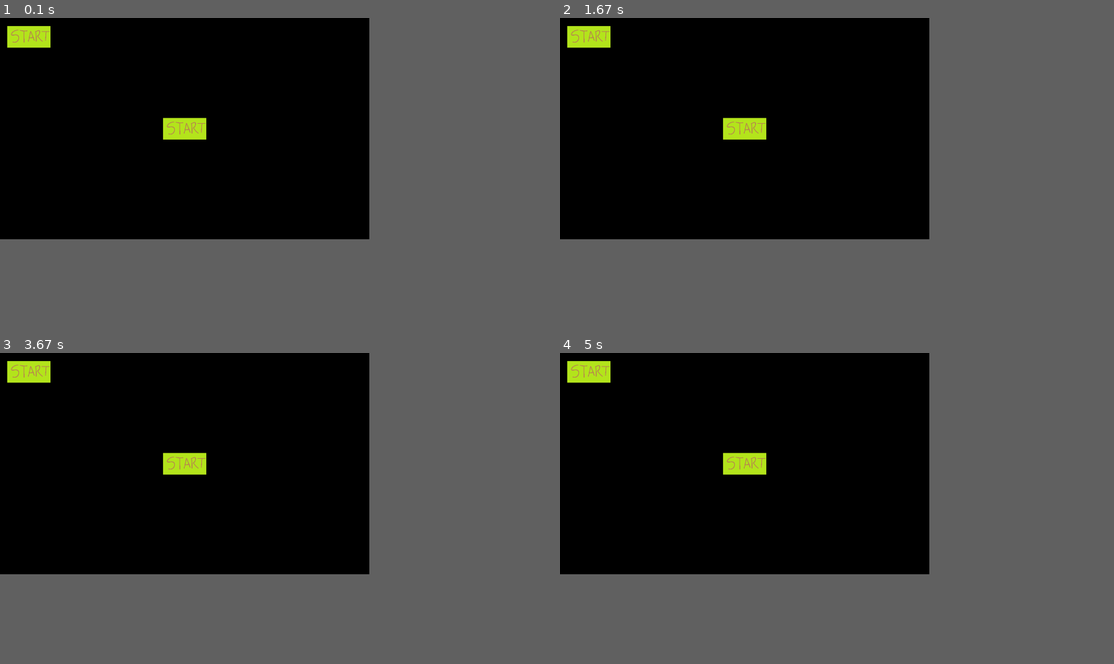
Above: before the commit, frames 1-4 (two rows, left to right).
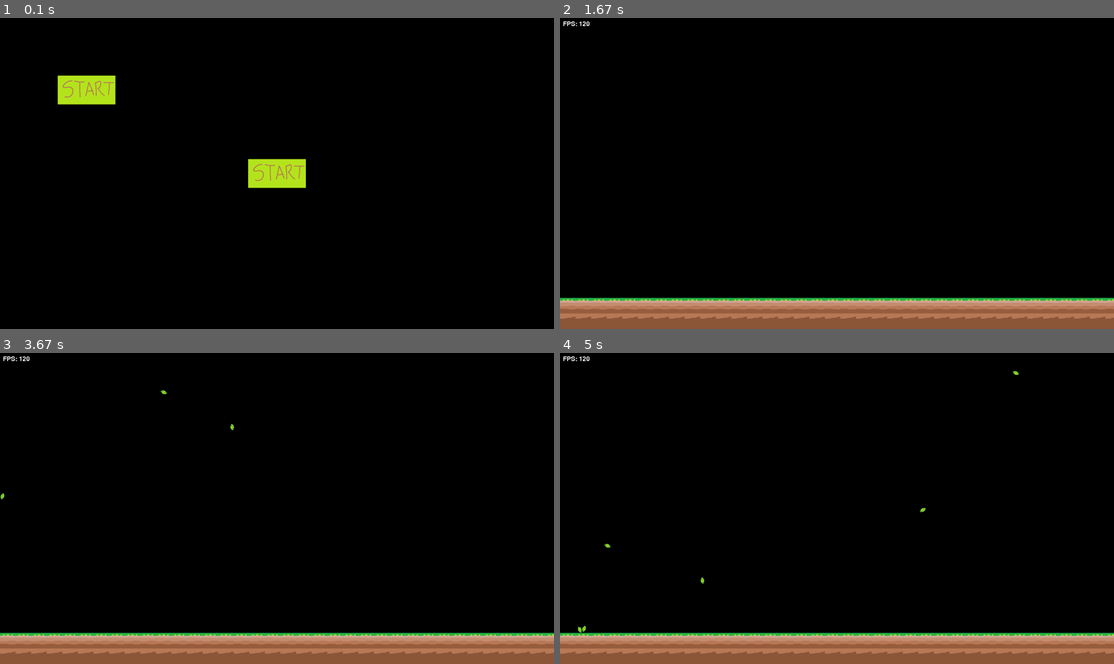
Above: after the commit, the same moments.

Repository: Miyuru-Shalitha/pygame-environment
Game: pygame game, started from main.py
Same seed, same stepped clock (60 frames per second), same inputs: the game is played once before the commit and once after it.
Inputs (mouse positions are in pixels of both pictures, inside the frame that each line leads up to):
- Up to frame 1 (0.1 s): no input
- Up to frame 2 (1.67 s): press the mouse at (648, 89) at 0.37 s; move the mouse to (748, 176) at 0.47 s; release the mouse at (853, 266) at 0.6 s; tap S at 0.67 s; right-click (648, 142) at 1.55 s
- Up to frame 3 (3.67 s): no input
- Up to frame 4 (5 s): no input
In our replay, the window is 600x360 before the commit and 900x506 after it. These sizes can differ from the game's own. Grey fills any space a smaller window leaves; there, only what the larger window draws over its background counts as a difference.

The runs differ from the first frame. In frame 1, 3.1% of the frame differs, in the area x 1-56%, y 2-55%; in frame 2, 11%; in frame 3, 11%; in frame 4, 11%, in the area x 0-100%, y 0-100%.

Commit message:
Create scalable units

Diff:
--- a/button.py
+++ b/button.py
@@ -9,8 +9,10 @@
         self.image = pygame.image.load("images/start-button.png").convert()
         self.image = pygame.transform.scale(self.image, (width, height))
         self.rect = self.image.get_rect()
-        self.rect.centerx = x
-        self.rect.centery = y
+        # self.rect.centerx = x
+        # self.rect.centery = y
+        self.rect.x = x
+        self.rect.y = y
         self.mouse_down_flag = 0
 
     def update(self, mouse_pos, is_clicked):
--- a/config.py
+++ b/config.py
@@ -1,8 +1,11 @@
 FPS = 120
-# SCREEN_SIZE = (1920, 1080)
-SCREEN_SIZE = (1280, 768)
+SCREEN_SIZE = (1920, 1080)
+# SCREEN_SIZE = (1280, 768)
 # SCREEN_SIZE = (640, 360)
 TILE_SIZE = (SCREEN_SIZE[1] // 20, SCREEN_SIZE[1] // 20)
+
+UNIT_X = SCREEN_SIZE[0] / 1920
+UNIT_Y = SCREEN_SIZE[1] / 1080
 
 BLACK = (0, 0, 0)
 GREEN = (0, 255, 0)
--- a/game.py
+++ b/game.py
@@ -28,8 +28,11 @@
         self.menu_running = True
         click = False
 
-        start_button = Button(x=(SCREEN_SIZE[0] // 2), y=(SCREEN_SIZE[1] // 2), width=150, height=75, func=self.start)
-        level_editor_button = Button(x=100, y=65, width=150, height=75, func=self.show_level_editor)
+        start_button = Button(x=(SCREEN_SIZE[0] // 2) - (100 * UNIT_X), y=((SCREEN_SIZE[1] // 2) - 50 * UNIT_Y),
+                              width=(200 * UNIT_X),
+                              height=(100 * UNIT_Y), func=self.start)
+        level_editor_button = Button(x=200 * UNIT_X, y=200 * UNIT_Y, width=(200 * UNIT_X), height=(100 * UNIT_Y),
+                                     func=self.show_level_editor)
 
         buttons = pygame.sprite.Group()
         buttons.add(start_button, level_editor_button)
--- a/leaf.py
+++ b/leaf.py
@@ -9,7 +9,7 @@
         super().__init__()
         super(pygame.sprite.Sprite, self).__init__(self, outer_blocks)
         self.image = pygame.image.load("images/leaf.png").convert()
-        self.image = pygame.transform.scale(self.image, (20, 20))
+        self.image = pygame.transform.scale(self.image, (25 * UNIT_X, 25 * UNIT_Y))
         self.image = pygame.transform.rotate(self.image, random.randint(0, 360))
         self.image.set_colorkey(WHITE)
         self.rect = self.image.get_rect()
@@ -23,7 +23,7 @@
     def update(self, delta_time, wind_speed, leaves):
         collisions = self.apply_collisions()
         if collisions["bottom_collide"]:
-            self.apply_x_change(delta_time, wind_speed, 0.1)
+            self.apply_x_change(delta_time, wind_speed, 0.2)
             self.can_remove_counter += 1
 
             if self.can_remove_counter > 100:
@@ -33,8 +33,8 @@
         self.apply_x_change(delta_time, wind_speed, 1)
 
     def apply_x_change(self, delta_time, wind_speed, control_x_change):
-        self.rect.y += 400 * delta_time
-        self.rect.x += self.x_change * delta_time * control_x_change
+        self.rect.y += 400 * delta_time * UNIT_Y
+        self.rect.x += self.x_change * delta_time * control_x_change * UNIT_X
 
         if self.x_val_reverse:
             self.temp_x_val += 5
--- a/map.txt
+++ b/map.txt
@@ -2,20 +2,20 @@
 000000000000000000000000000000000000000000000000000000000000
 000000000000000000000000000000000000000000000000000000000000
 000000000000000000000000000000000000000000000000000000000000
-00000GGGGG00000000000000000000000000000000000000000000000000
-000000000000000000000000000000000000000000000000000000000000
-000000000000000000000000000000000000000000000000000000000000
-000000DD0D00000000000000000000000000000000000000000000000000
-0000000000DD0GGGGG000000000000000000000000000000000000000000
-000000000000000DDDD00000000000000000000000000000000000000000
-00000000000000DDDDD00000000000000000000000000000000000000000
 000000000000000000000000000000000000000000000000000000000000
 000000000000000000000000000000000000000000000000000000000000
 000000000000000000000000000000000000000000000000000000000000
 000000000000000000000000000000000000000000000000000000000000
-000000000GGGGGGGGGGGG000000000000000000000000000000000000000
 000000000000000000000000000000000000000000000000000000000000
-00000000000000000000000000GGGGGGG000000000000000000000000000
-GGGGGGGGGGGGGGGGGGGGGGGGGGDDDDDDDGGGGGGGGGGGGGGGGGGGGGGGGGGG
+000000000000000000000000000000000000000000000000000000000000
+000000000000000000000000000000000000000000000000000000000000
+000000000000000000000000000000000000000000000000000000000000
+000000000000000000000000000000000000000000000000000000000000
+000000000000000000000000000000000000000000000000000000000000
+000000000000000000000000000000000000000000000000000000000000
+000000000000000000000000000000000000000000000000000000000000
+000000000000000000000000000000000000000000000000000000000000
+000000000000000000000000000000000000000000000000000000000000
+GGGGGGGGGGGGGGGGGGGGGGGGGGGGGGGGGGGGGGGGGGGGGGGGGGGGGGGGGGGG
 DDDDDDDDDDDDDDDDDDDDDDDDDDDDDDDDDDDDDDDDDDDDDDDDDDDDDDDDDDDD
 DDDDDDDDDDDDDDDDDDDDDDDDDDDDDDDDDDDDDDDDDDDDDDDDDDDDDDDDDDDD
